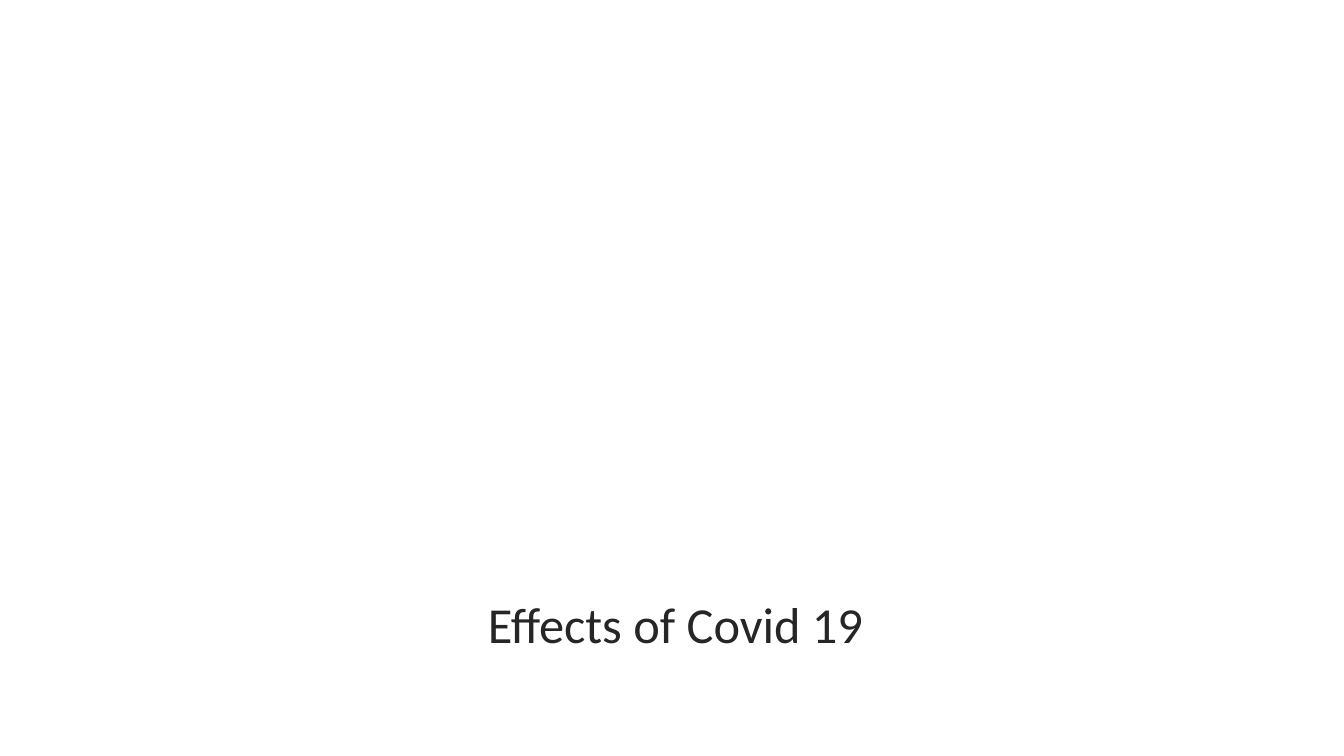
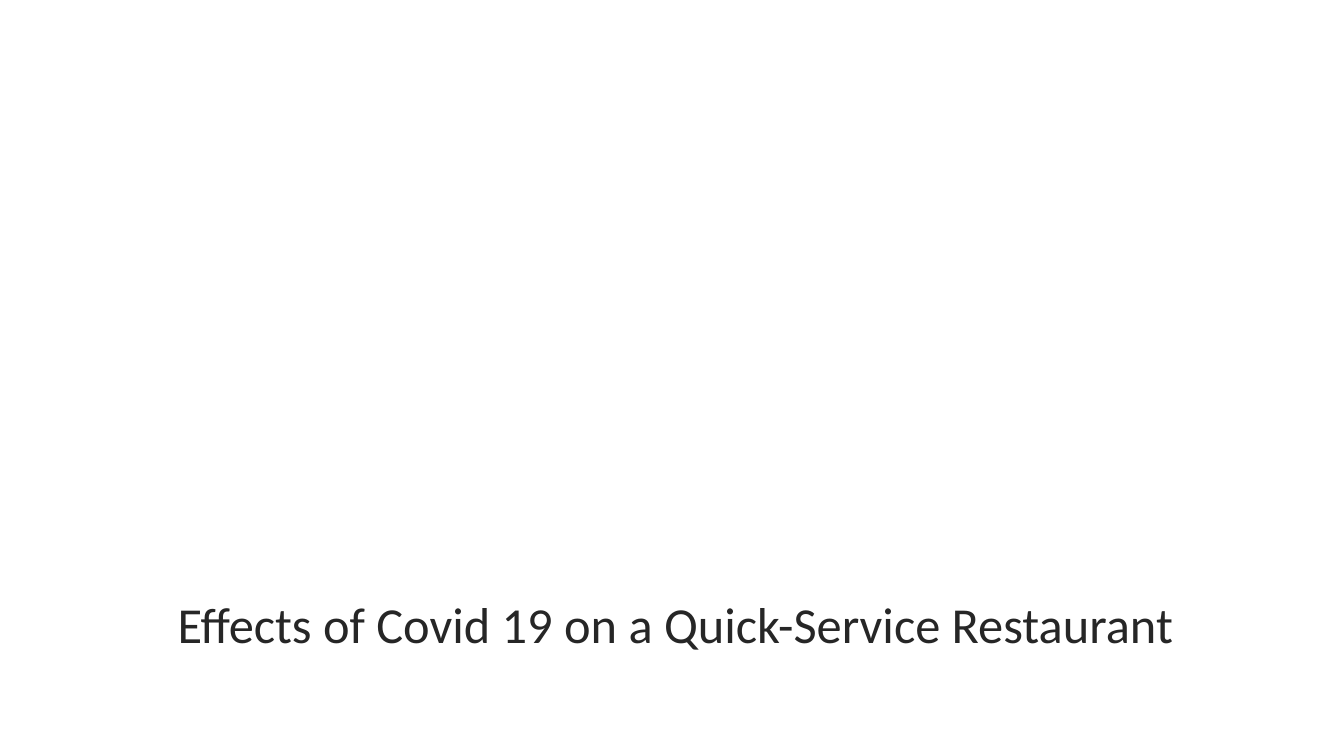
Before and after one commit to East-Coast-Collaboration/Final-Project, a slide deck: slide 1 of Presentation.pptx. Drawn at 1344x756 pixels with LibreOffice and Linux fonts; fonts in the diff are those of the drawing; background and template pictures are left out. Boxes give left, top, right and bottom in pixels: in the first picture for what was removed or moved away, otherwise in the second. Text is boxed around its words. In the diff, an @@ line names an element or a change of style, - is before the commit and + after.

```diff
--- a/Presentation.pptx
+++ b/Presentation.pptx
@@ text at bbox=[178, 608, 1173, 650]: text changed @@
-Effects of Covid 19
+Effects of Covid 19 on a Quick-Service Restaurant
```
Also in this commit, not shown: 4 other slides changed, 1 slide added, 3 other files.
